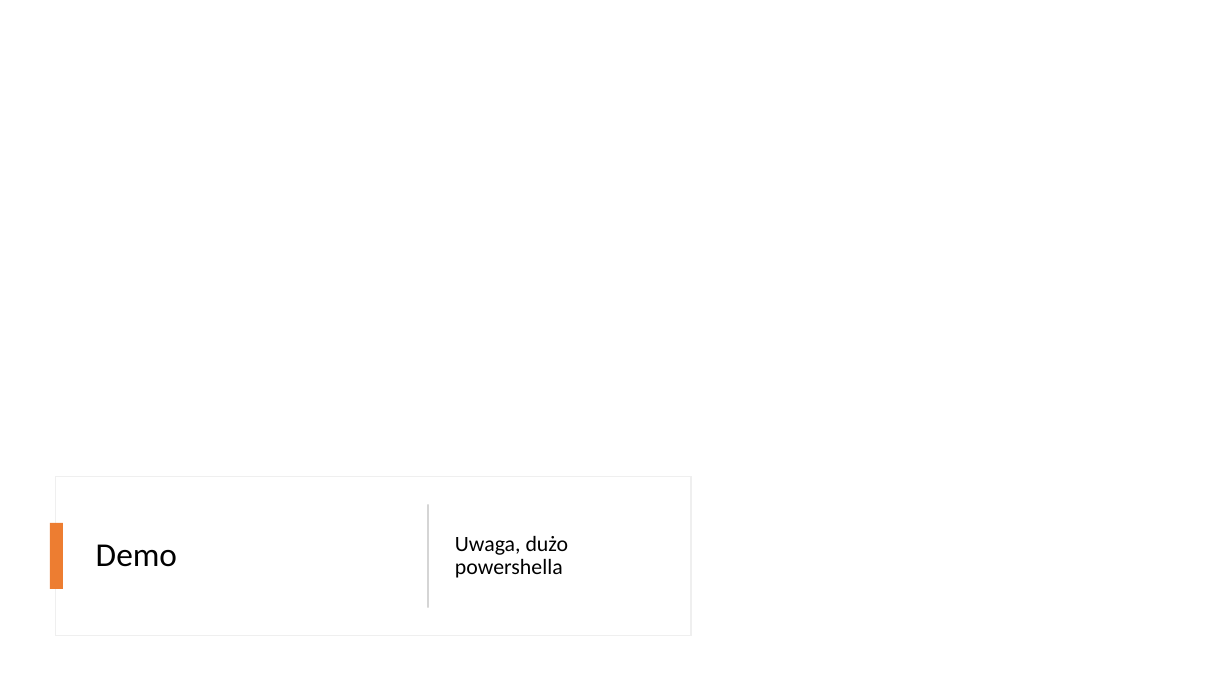
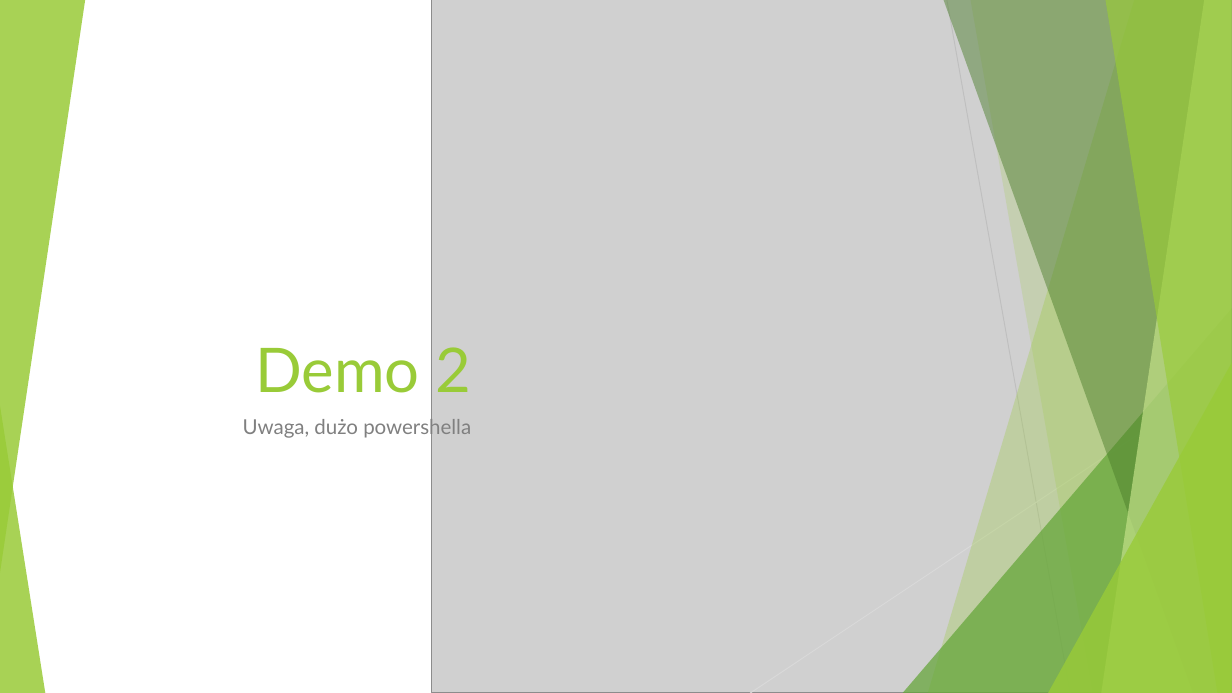
Before and after one commit to lukaszherman/datacommunity2020, a slide deck: slide 15 of MSSQL okiem DBA.pptx. Drawn at 1232x693 pixels with LibreOffice and Linux fonts; fonts in the diff are those of the drawing; grey boxes stand for pictures; background and template pictures are left out. Boxes give left, top, right and bottom in pixels: in the first picture for what was removed or moved away, otherwise in the second. Text is boxed around its words. In the diff, an @@ line names an element or a change of style, - is before the commit and + after.

```diff
--- a/MSSQL okiem DBA.pptx
+++ b/MSSQL okiem DBA.pptx
@@ group added at (x1=0, y1=0, x2=1232, y2=693): 5 freeform shapes, 3 triangles @@
@@ picture added at (x1=432, y1=0, x2=1232, y2=693) @@
@@ freeform shape added at (x1=928, y1=0, x2=1232, y2=693), fill #99CB38 at 30% opacity @@
@@ freeform shape added at (x1=944, y1=0, x2=1232, y2=693), fill #4A7C29 at 47% opacity @@
@@ line added from (947, 0) to (1070, 693), #BFBFBF 0.75 pt @@
@@ freeform shape added at (x1=970, y1=0, x2=1232, y2=693), fill #99CB38 at 20% opacity @@
@@ freeform shape added at (x1=1102, y1=0, x2=1232, y2=693), fill #C2E088 at 70% opacity @@
@@ freeform shape added at (x1=1105, y1=0, x2=1232, y2=693), fill #99CB38 at 65% opacity @@
@@ title "Demo 2" at (x1=255, y1=347, x2=472, y2=393): vertical alignment middle to bottom @@
@@ triangle added at (x1=903, y1=308, x2=1232, y2=693), fill #63A537 at 72% opacity @@
@@ title at (x1=255, y1=347, x2=472, y2=393): text changed; size 26 to 48 pt; font Calibri to Lato; text colour #000000 to #99CB38 @@
-Demo
+Demo 2
@@ line added from (1232, 372) to (750, 693), #D9D9D9 0.75 pt @@
@@ triangle added at (x1=1048, y1=363, x2=1232, y2=693), fill #99CB38 at 80% opacity @@
@@ group added at (x1=0, y1=0, x2=1232, y2=693): 5 freeform shapes, 3 triangles @@
@@ text "Uwaga, dużo powershella" moved from (x1=455, y1=536, x2=569, y2=578) to (x1=243, y1=416, x2=471, y2=439) @@
@@ text "Uwaga, dużo powershella" at (x1=243, y1=416, x2=471, y2=439): size 17 to 16 pt, font Calibri to Lato, text colour #000000 to #808080; alignment left to right; line spacing 0.9 to 1; vertical alignment middle to top @@
@@ rectangle removed at (x1=55, y1=477, x2=691, y2=636) @@
@@ rectangle removed at (x1=427, y1=505, x2=429, y2=608) @@
@@ rectangle removed at (x1=50, y1=523, x2=63, y2=590) @@
```
Also in this commit, not shown: 22 other slides changed, 1 slide added, 1 slide removed.
